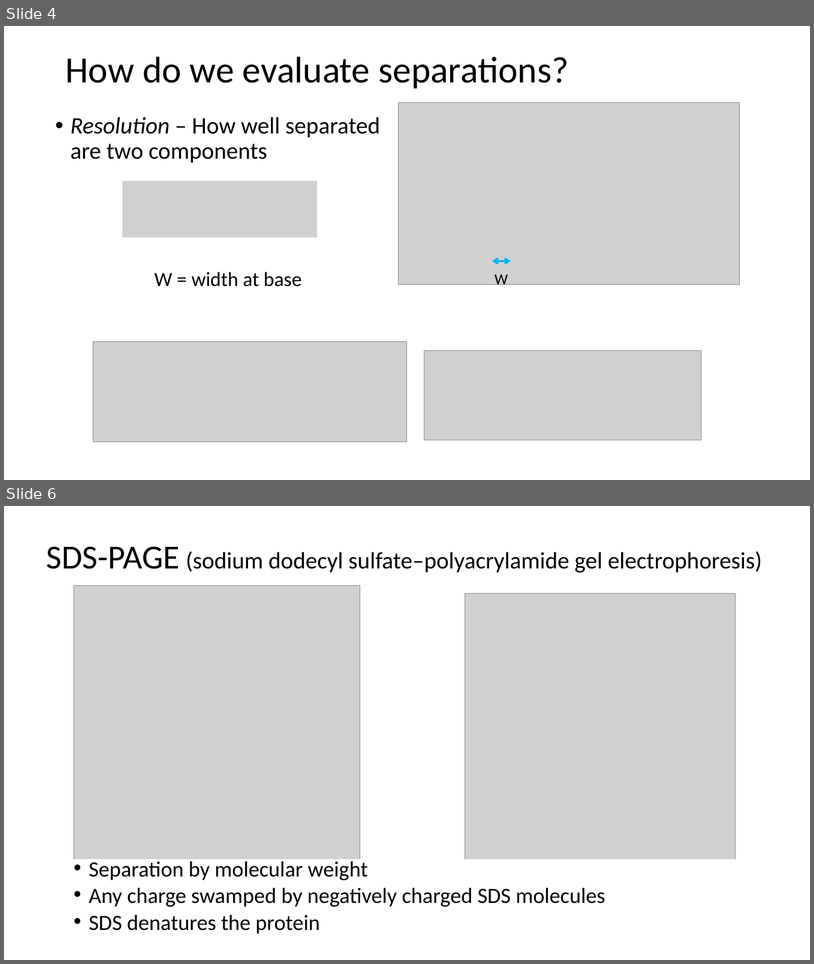
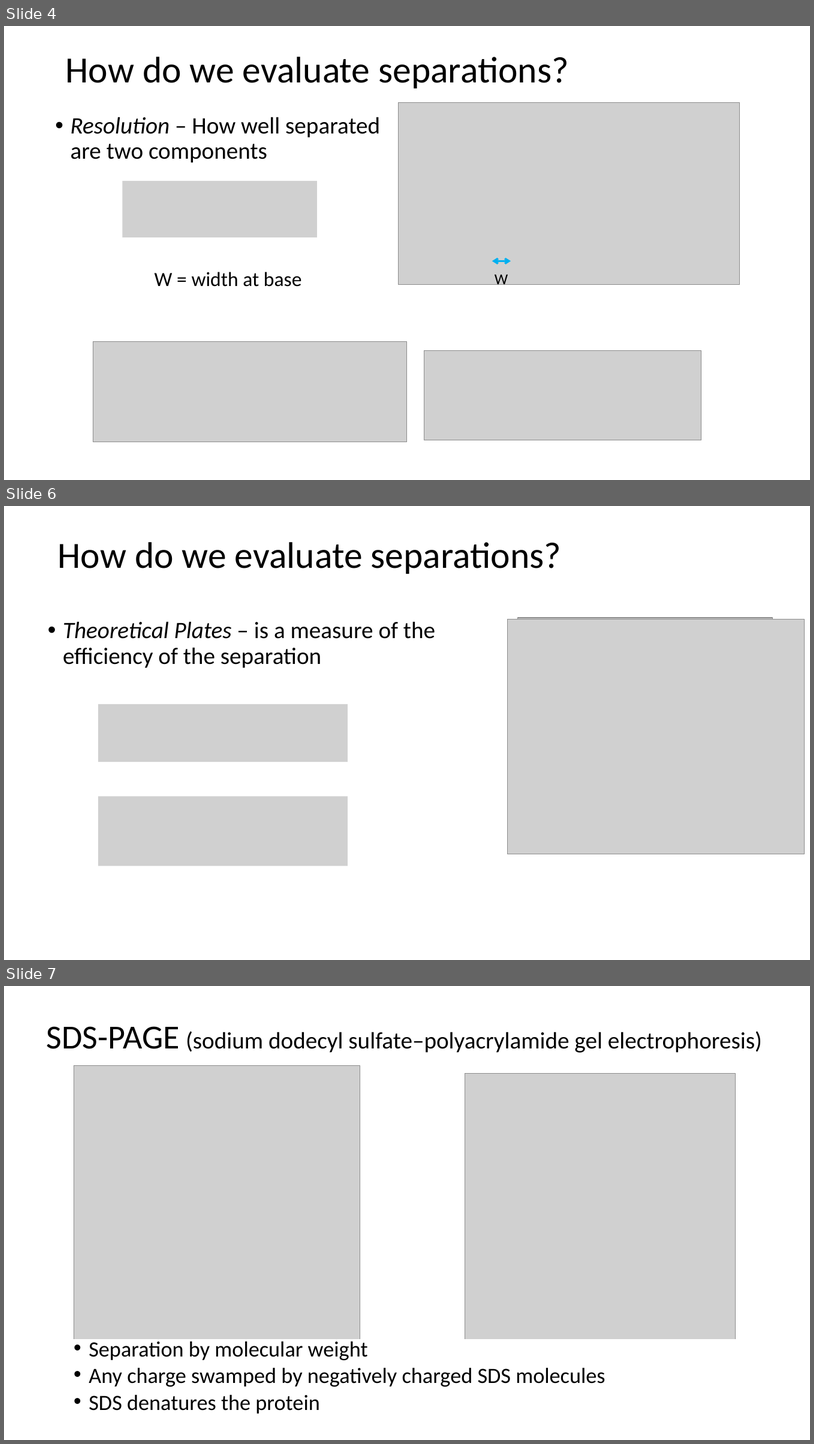
Before and after one commit to beliveau-lab/gen575, a slide deck: lectures/13.Separations.pptx. Shown one above the other, each under a label of ours: slides 4 and 6 before the commit, slides 4, 6 and 7 after it; the slides between them are not shown. The pictures are 814x964 and 814x1444 pixels, drawn with LibreOffice and Linux fonts; fonts in the diff are those of the drawing; grey boxes stand for pictures. Boxes give left, top, right and bottom in pixels: in the first picture for what was removed or moved away, otherwise in the second. Text is boxed around its words. In the diff, an @@ line names an element or a change of style, - is before the commit and + after.

```diff
--- a/lectures/13.Separations.pptx
+++ b/lectures/13.Separations.pptx
@@ slide 6 added at (x1=4, y1=506, x2=810, y2=960), background #FFFFFF @@
@@ title added at (x1=58, y1=542, x2=561, y2=574), 44 pt, text #000000 @@
+How do we evaluate separations?
@@ text added at (x1=63, y1=621, x2=435, y2=668), 28 pt, text #000000 @@
+• Theoretical Plates – is a measure of the efficiency of the separation
@@ picture added at (x1=508, y1=619, x2=805, y2=854) @@
@@ picture added at (x1=518, y1=618, x2=773, y2=849) @@
@@ picture added at (x1=98, y1=704, x2=348, y2=761) @@
@@ picture added at (x1=98, y1=796, x2=348, y2=866) @@
@@ what was slide 6 is now slide 7 @@
```
Also in this commit, not shown: 1 slide changed.
